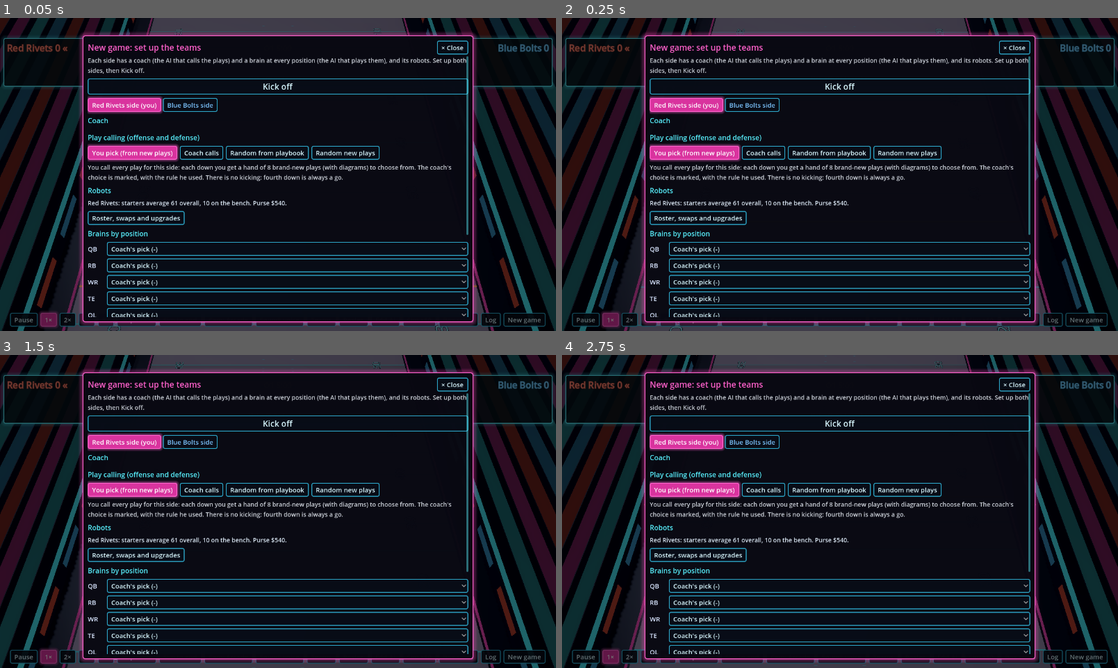
Above: before the commit, frames 1-4 (two rows, left to right).
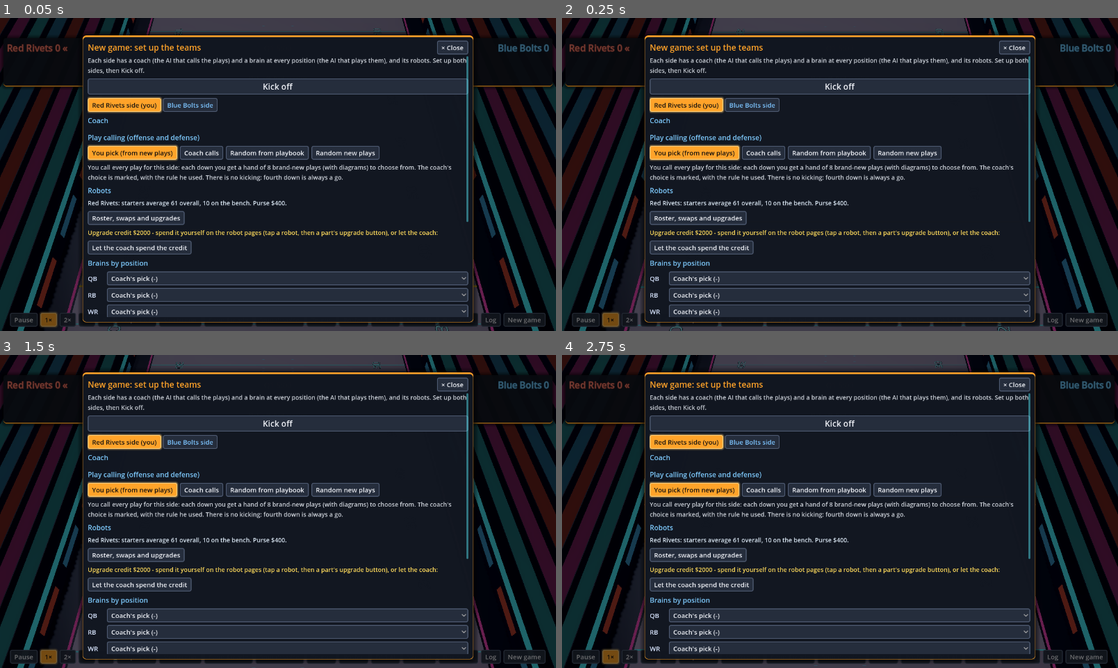
Above: after the commit, the same moments.

Repository: nathandunn/gridiron-career
Game: Godot game, scene res://scenes/Main.tscn
Two runs of this game, one before a commit and one after it. Both use one fixed random seed, a clock stepped at 60 frames per second and the inputs below.
Inputs:
- Up to frame 1 (0.05 s): no input
- Up to frame 2 (0.25 s): no input
- Up to frame 3 (1.5 s): click "Teams" at 0.5 s; click "Roster" at 1.25 s
- Up to frame 4 (2.75 s): click "Box score" at 2 s

The runs differ from the first frame. In frame 1, 24% of the frame differs, in the area x 0-100%, y 4-99%; in frame 2, 23%; in frame 3, 24%; in frame 4, 24%.
Error in both runs: Out of bounds get index '0' (on base: 'Array') (res://scripts/team.gd:14)

Commit message:
Upgrade credit you spend or hand to the coach; junk costs \$25; a stadium-broadcast palette
- Your team gets \$2,000 of upgrade credit (the rival coach fits his); spend it on robot
  pages, or Let the coach spend the credit / the purse (keeps \$400)
- Junk spares cost \$25 (or what is left: a side can always field a robot)
- Interface palette: slate panels with an amber bar, amber for selected and titles, sky-blue
  headings, gold highlights, dark text on the accent

Co-Authored-By: Claude Opus 5.5 <noreply@anthropic.com>
Claude-Session: https://claude.ai/code/session_01HmE9FLbeVRN99oMBHaGgc2

Diff:
--- a/scripts/career.gd
+++ b/scripts/career.gd
@@ -26,15 +26,16 @@
 			data = parsed
 			# saves from before every team started with its upgrades get them now
 			if not bool(data.get("starter_upgrades", false)):
-				for t in 2:
-					starter_upgrades(data["teams"][t])
-					add_money(t, int(data["teams"][t].get("leftover", 0)))
+				# the rival's coach fits his; you get yours as credit to spend (or hand to the coach)
+				starter_upgrades(data["teams"][1])
+				add_money(1, int(data["teams"][1].get("leftover", 0)))
+				data["credit"] = [STARTER_BUDGET, 0]
 				data["starter_upgrades"] = true
 				save()
 			return
-	data = {"version": 1, "fair": false, "teams": [new_team(0), new_team(1)], "starter_upgrades": true}
-	for t in 2:
-		add_money(t, int(data["teams"][t].get("leftover", 0)))
+	data = {"version": 1, "fair": false, "teams": [new_team(0, -1, false), new_team(1)], "starter_upgrades": true,
+		"credit": [STARTER_BUDGET, 0]}
+	add_money(1, int(data["teams"][1].get("leftover", 0)))
 	save()
 
 
@@ -44,7 +45,7 @@
 		f.store_string(JSON.stringify(data))
 
 
-static func new_team(t: int, seed_v := -1) -> Dictionary:
+static func new_team(t: int, seed_v := -1, fit := true) -> Dictionary:
 	var rng := RandomNumberGenerator.new()
 	if seed_v >= 0:
 		rng.seed = seed_v
@@ -65,7 +66,8 @@
 		bench.append(r)
 		n += 1
 	var tm := {"name": TEAM_NAMES[t], "starters": starters, "bench": bench}
-	starter_upgrades(tm, rng)
+	if fit:
+		starter_upgrades(tm, rng)
 	return tm
 
 
@@ -105,7 +107,10 @@
 
 static func regenerate(t: int) -> void:
 	ensure()
-	data["teams"][t] = new_team(t)
+	data["teams"][t] = new_team(t, -1, t != 0)
+	if t == 0:
+		credit(0)
+		data["credit"][0] = STARTER_BUDGET     # a new team comes with fresh credit
 	save()
 
 
@@ -207,7 +212,7 @@
 		if t >= 0 and money(t) >= repair_cost(r, k) * 3 and buy_repair(t, r, k):
 			bought.append(k)
 		else:
-			Robot.bolt_on_junk(r, k)
+			buy_junk(t, r, k)
 	if bought.size() == lost.size():
 		return "%s gets a new %s." % [r["name"], " and new ".join(lost.map(func(k): return String(Robot.PART_LABEL[k]).to_lower()))]
 	return "%s gets a junk %s bolted on." % [r["name"], " and junk ".join(lost.map(func(k): return String(Robot.PART_LABEL[k]).to_lower()))]
@@ -258,6 +263,17 @@
 	for k in Robot.PARTS:
 		c += repair_cost(robot, k)
 	return c
+
+
+## A junk spare costs $25 - or whatever is left in the purse, so a side can always field a robot.
+const JUNK_PRICE := 25
+
+
+static func buy_junk(t: int, robot: Dictionary, k: String) -> void:
+	if t >= 0:
+		add_money(t, -mini(JUNK_PRICE, maxi(money(t), 0)))
+		save()
+	Robot.bolt_on_junk(robot, k)
 
 
 ## Buy a new Stock part (or a repair) if the purse allows. true if done.
@@ -329,6 +345,44 @@
 	return Robot.TIERS[maxi(i + 1, 2)]   # junk or stock both go to Mk II
 
 
+## Upgrade credit: money that comes with a new team and buys upgrades only.
+static func credit(t: int) -> int:
+	ensure()
+	if not data.has("credit"):
+		data["credit"] = [0, 0]
+	return int(data["credit"][t])
+
+
+## What can be spent on an upgrade right now: credit plus purse.
+static func upgrade_funds(t: int) -> int:
+	return credit(t) + money(t)
+
+
+## The coach spends for you: all your credit, and if `purse` the purse above a $400 reserve.
+## Returns what he bought, as lines.
+static func coach_spend(t: int, purse: bool) -> Array:
+	var news: Array = []
+	var budget := credit(t) + (maxi(money(t) - 400, 0) if purse else 0)
+	if budget <= 0:
+		return news
+	var before := {}
+	var st: Dictionary = team(t)["starters"]
+	for s in st:
+		for k in Robot.PARTS:
+			before[s + k] = String(Robot.ensure_parts(st[s])[k]["tier"])
+	var spent := upgrades_with(team(t), budget)
+	var from_credit := mini(credit(t), spent)
+	data["credit"][t] = credit(t) - from_credit
+	add_money(t, -(spent - from_credit))
+	for s in st:
+		for k in Robot.PARTS:
+			var now := String(st[s]["parts"][k]["tier"])
+			if now != before[s + k]:
+				news.append("%s %s: %s %s" % [s, st[s]["name"], now, String(Robot.PART_LABEL[k]).to_lower()])
+	save()
+	return news
+
+
 static func upgrade_price(k: String, tier: String) -> int:
 	return int(roundf(float(PART_PRICE[k]) * float(TIER_PRICE.get(tier, 1.0)) / 10.0) * 10.0)
 
@@ -338,7 +392,13 @@
 	var tier := next_tier(robot, k)
 	if tier == "":
 		return false
-	if not spend(t, upgrade_price(k, tier)):
+	var price := upgrade_price(k, tier)
+	if credit(t) + money(t) < price:
+		return false
+	var from_credit := mini(credit(t), price)
+	data["credit"][t] = credit(t) - from_credit
+	if price - from_credit > 0 and not spend(t, price - from_credit):
+		data["credit"][t] = credit(t) + from_credit
 		return false
 	Robot.ensure_parts(robot)[k] = {"tier": tier, "hp": Robot.TIER_HP[tier]}
 	save()
@@ -398,6 +458,14 @@
 ## Fit Mk II parts worth up to $2,000 to a new team's key starters (no money changes hands: it
 ## comes with the team). A different spread each draft.
 static func starter_upgrades(tm: Dictionary, rng: RandomNumberGenerator = null) -> int:
+	var spent := upgrades_with(tm, STARTER_BUDGET, rng)
+	tm["leftover"] = STARTER_BUDGET - spent      # what $2,000 couldn't buy goes in the purse
+	return spent
+
+
+## A coach's shopping with `budget`: key starters' parts first (the quarterback's arms leading),
+## then any starter's arms and legs. Fits the parts; returns what it cost.
+static func upgrades_with(tm: Dictionary, budget: int, rng: RandomNumberGenerator = null) -> int:
 	if rng == null:
 		rng = RandomNumberGenerator.new()
 		rng.randomize()
@@ -409,7 +477,7 @@
 		spots[i] = spots[j]
 		spots[j] = tmp
 	spots.sort_custom(func(a, b): return int(a[0] == "QB" and a[1].ends_with("arm")) > int(b[0] == "QB" and b[1].ends_with("arm")))
-	var left := STARTER_BUDGET
+	var left := budget
 	for sp in spots:
 		var r: Dictionary = tm["starters"].get(sp[0], {})
 		if r.is_empty():
@@ -438,5 +506,4 @@
 				continue
 			Robot.ensure_parts(r2)[k2] = {"tier": nt2, "hp": Robot.TIER_HP[nt2]}
 			left -= upgrade_price(k2, nt2)
-	tm["leftover"] = left        # what $2,000 couldn't buy goes in the purse
-	return STARTER_BUDGET - left
+	return budget - left
--- a/scripts/hud.gd
+++ b/scripts/hud.gd
@@ -38,9 +38,13 @@
 var _ed_words_box: HFlowContainer
 var _ed_example: Label
 
-const CYAN := Color(0.35, 0.95, 1.0)
-const MAGENTA := Color(1.0, 0.38, 0.8)
-const YELLOW := Color(1.0, 0.88, 0.3)
+## The interface palette: a stadium broadcast look - dark slate panels, stadium-light amber for
+## what matters (titles, the selected choice), sky blue for headings, gold for highlights. (The
+## names are kept from the first neon palette so nothing else has to change.)
+const CYAN := Color(0.5, 0.8, 1.0)          # headings, information
+const MAGENTA := Color(1.0, 0.64, 0.16)     # the accent: titles, selected, the coach's pick
+const YELLOW := Color(1.0, 0.86, 0.36)      # highlights
+const INK := Color(0.08, 0.07, 0.06)        # text on the accent
 const KIND_LABEL := {"coach": "Coaches", "play": "Plays", "ai": "Position brains"}
 const PLAY_HELP := """Assignments, one line per position (OL, WR, DL, LB, CB, S set the whole group):
 QB: pass drop 3|5|7 read WR1 WR2 ... · play action drop 7 read ... · handoff · run sneak
@@ -73,7 +77,7 @@
 	_toast.autowrap_mode = TextServer.AUTOWRAP_OFF
 	_toast.add_theme_font_size_override("font_size", fs + 22)
 	_toast.add_theme_color_override("font_color", YELLOW)
-	_toast.add_theme_color_override("font_outline_color", MAGENTA)
+	_toast.add_theme_color_override("font_outline_color", Color(0.12, 0.06, 0.0))
 	_toast.add_theme_constant_override("outline_size", 12)
 	_toast.mouse_filter = Control.MOUSE_FILTER_IGNORE
 	_toast.visible = false
@@ -98,29 +102,32 @@
 			sb.shadow_color = Color(border, 0.45)
 			sb.shadow_size = glow
 		return sb
-	th.set_stylebox("normal", "Button", mk.call(Color(0.03, 0.05, 0.09, 0.92), Color(0.2, 0.75, 0.9, 0.85)))
-	th.set_stylebox("hover", "Button", mk.call(Color(0.05, 0.1, 0.16, 0.95), CYAN, 4))
-	th.set_stylebox("pressed", "Button", mk.call(Color(0.85, 0.2, 0.62), MAGENTA, 6))
-	th.set_stylebox("hover_pressed", "Button", mk.call(Color(0.95, 0.28, 0.7), MAGENTA, 6))
-	th.set_stylebox("disabled", "Button", mk.call(Color(0.04, 0.05, 0.07, 0.8), Color(0.25, 0.28, 0.32)))
+	th.set_stylebox("normal", "Button", mk.call(Color(0.15, 0.18, 0.24, 0.96), Color(0.3, 0.35, 0.44)))
+	th.set_stylebox("hover", "Button", mk.call(Color(0.2, 0.24, 0.32, 0.98), CYAN, 3))
+	th.set_stylebox("pressed", "Button", mk.call(MAGENTA, Color(1.0, 0.8, 0.45), 4))
+	th.set_stylebox("hover_pressed", "Button", mk.call(MAGENTA.lightened(0.1), Color(1.0, 0.85, 0.55), 4))
+	th.set_stylebox("disabled", "Button", mk.call(Color(0.1, 0.11, 0.14, 0.85), Color(0.2, 0.22, 0.26)))
 	th.set_stylebox("focus", "Button", StyleBoxEmpty.new())
-	th.set_color("font_color", "Button", Color(0.85, 0.97, 1.0))
+	th.set_color("font_color", "Button", Color(0.94, 0.95, 0.97))
 	th.set_color("font_hover_color", "Button", Color.WHITE)
-	th.set_color("font_pressed_color", "Button", Color.WHITE)
-	th.set_color("font_hover_pressed_color", "Button", Color.WHITE)
+	th.set_color("font_pressed_color", "Button", INK)
+	th.set_color("font_hover_pressed_color", "Button", INK)
+	th.set_color("font_disabled_color", "Button", Color(0.48, 0.5, 0.55))
 	var panel := StyleBoxFlat.new()
-	panel.bg_color = Color(0.02, 0.03, 0.06, 0.96)
-	panel.border_color = MAGENTA
-	panel.set_border_width_all(2)
-	panel.set_corner_radius_all(6)
+	panel.bg_color = Color(0.07, 0.09, 0.13, 0.97)
+	panel.border_color = Color(0.26, 0.31, 0.4)
+	panel.set_border_width_all(1)
+	panel.border_width_top = 4
+	panel.border_color = MAGENTA          # an amber bar across the top of every panel
+	panel.set_corner_radius_all(8)
 	panel.set_content_margin_all(12)
-	panel.shadow_color = Color(1.0, 0.3, 0.75, 0.35)
-	panel.shadow_size = 10
+	panel.shadow_color = Color(0, 0, 0, 0.55)
+	panel.shadow_size = 12
 	th.set_stylebox("panel", "PanelContainer", panel)
 	for cls in ["OptionButton"]:
-		th.set_stylebox("normal", cls, mk.call(Color(0.03, 0.05, 0.09, 0.92), Color(0.2, 0.75, 0.9, 0.85)))
-		th.set_stylebox("hover", cls, mk.call(Color(0.05, 0.1, 0.16, 0.95), CYAN, 4))
-		th.set_stylebox("pressed", cls, mk.call(Color(0.05, 0.1, 0.16, 0.95), MAGENTA, 4))
+		th.set_stylebox("normal", cls, mk.call(Color(0.15, 0.18, 0.24, 0.96), Color(0.3, 0.35, 0.44)))
+		th.set_stylebox("hover", cls, mk.call(Color(0.2, 0.24, 0.32, 0.98), CYAN, 3))
+		th.set_stylebox("pressed", cls, mk.call(Color(0.2, 0.24, 0.32, 0.98), MAGENTA, 3))
 	return th
 
 
@@ -153,12 +160,13 @@
 	top.offset_right = -8
 	top.offset_top = 46
 	var sb := StyleBoxFlat.new()
-	sb.bg_color = Color(0.01, 0.02, 0.04, 0.82)
-	sb.border_color = CYAN
-	sb.set_border_width_all(2)
-	sb.set_corner_radius_all(4)
+	sb.bg_color = Color(0.07, 0.09, 0.13, 0.9)
+	sb.border_color = MAGENTA
+	sb.set_border_width_all(0)
+	sb.border_width_bottom = 3
+	sb.set_corner_radius_all(6)
 	sb.set_content_margin_all(8)
-	sb.shadow_color = Color(0.3, 0.9, 1.0, 0.3)
+	sb.shadow_color = Color(0, 0, 0, 0.5)
 	sb.shadow_size = 8
 	top.add_theme_stylebox_override("panel", sb)
 	top.mouse_filter = Control.MOUSE_FILTER_IGNORE
@@ -532,6 +540,7 @@
 		rrow.add_theme_constant_override("h_separation", 6)
 		box.add_child(rrow)
 		rrow.add_child(_button("Roster, swaps and upgrades", func(): open_roster(t); _back = func(): open_teams(pregame)))
+		_spend_row(box, t, func(): open_teams(pregame))
 	_section(box, "Brains by position")
 	var grid := GridContainer.new()
 	grid.columns = 2
@@ -1247,6 +1256,7 @@
 	Career.ensure()
 	var tm := Career.team(_roster_team)
 	var box := _open("Roster · %s · $%d" % [tm["name"], Career.money(_roster_team)])
+	_spend_row(box, _roster_team, func(): open_roster())
 	var tabs := HFlowContainer.new()
 	tabs.add_theme_constant_override("h_separation", 6)
 	box.add_child(tabs)
@@ -1478,7 +1488,7 @@
 ## Your robots that lost parts: for each, put in the best sub, bolt on junk, or play on.
 func open_injuries(slots: Array) -> void:
 	var box := _open("Broken robots")
-	box.add_child(_label("Parts came off on the field. Decide for each, then the game goes on. Close this and the coach decides. A junk spare is always free.", fs - 2, Color(0.8, 0.83, 0.88)))
+	box.add_child(_label("Parts came off on the field. Decide for each, then the game goes on. A junk spare costs $25 (or whatever is left in the purse - you can always field a robot).", fs - 2, Color(0.8, 0.83, 0.88)))
 	var top := HFlowContainer.new()
 	top.add_theme_constant_override("h_separation", 6)
 	box.add_child(top)
@@ -1500,7 +1510,7 @@
 		row.add_theme_constant_override("h_separation", 6)
 		row.add_theme_constant_override("v_separation", 6)
 		box.add_child(row)
-		row.add_child(_button("Bolt on junk %s (free)" % " and ".join(names), func(): main.injury_choice(s, "junk")))
+		row.add_child(_button("Bolt on junk %s ($%d)" % [" and ".join(names), Career.JUNK_PRICE * lost.size()], func(): main.injury_choice(s, "junk")))
 		var cost := 0
 		for k in lost:
 			cost += Career.repair_cost(r, k)
@@ -1553,7 +1563,7 @@
 			gl.autowrap_mode = TextServer.AUTOWRAP_OFF
 			gl.size_flags_horizontal = Control.SIZE_EXPAND_FILL
 			line.add_child(gl)
-			line.add_child(_button("Junk (free)", func(): Robot.bolt_on_junk(r, k); Career.save(); open_robot(id)))
+			line.add_child(_button("Junk $%d" % Career.JUNK_PRICE, func(): Career.buy_junk(Career.team_of(r), r, k); open_robot(id)))
 			var nb := _button("New $%d" % Career.repair_cost(r, k), func(): Career.buy_repair(Career.team_of(r), r, k); open_robot(id))
 			nb.disabled = Career.money(maxi(Career.team_of(r), 0)) < Career.repair_cost(r, k)
 			line.add_child(nb)
@@ -1581,7 +1591,7 @@
 				var up := Career.upgrade_price(k, nt)
 				var tu := maxi(Career.team_of(r), 0)
 				var ub := _button("%s $%d" % [nt, up], func(): Career.buy_upgrade(tu, r, k); open_robot(id))
-				ub.disabled = Career.money(tu) < up
+				ub.disabled = Career.upgrade_funds(tu) < up
 				ub.tooltip_text = "Upgrade to %s: +%d to %s, %d condition" % [nt, int(Robot.TIER_BONUS[nt]), ", ".join(Robot.PART_RATINGS[k]), int(Robot.TIER_HP[nt])]
 				line.add_child(ub)
 	var row := HFlowContainer.new()
@@ -1589,7 +1599,7 @@
 	box.add_child(row)
 	var t := maxi(Career.team_of(r), 0)
 	var all_cost := Career.repair_all_cost(r)
-	var pl2 := _label("Purse $%d" % Career.money(t), fs, YELLOW)
+	var pl2 := _label("Purse $%d" % Career.money(t) + ("  ·  upgrade credit $%d" % Career.credit(t) if Career.credit(t) > 0 else ""), fs, YELLOW)
 	pl2.autowrap_mode = TextServer.AUTOWRAP_OFF
 	row.add_child(pl2)
 	if all_cost > 0:
@@ -1601,3 +1611,27 @@
 			open_robot(id))
 		rb.disabled = Career.money(t) < all_cost
 		row.add_child(rb)
+
+
+
+## Upgrade money: spend it yourself on the robot pages, or let the coach spend it.
+func _spend_row(box: Control, t: int, refresh: Callable) -> void:
+	var cr := Career.credit(t)
+	if cr > 0:
+		box.add_child(_label("Upgrade credit $%d - spend it yourself on the robot pages (tap a robot, then a part's upgrade button), or let the coach:" % cr, fs - 1, YELLOW))
+	var row := HFlowContainer.new()
+	row.add_theme_constant_override("h_separation", 6)
+	row.add_theme_constant_override("v_separation", 6)
+	box.add_child(row)
+	if cr > 0:
+		row.add_child(_button("Let the coach spend the credit", func():
+			var news := Career.coach_spend(t, false)
+			refresh.call()
+			for n in news:
+				caption("Coach bought: " + n, false, YELLOW)))
+	if Career.money(t) > 400:
+		row.add_child(_button("Let the coach spend the purse (keeps $400)", func():
+			var news := Career.coach_spend(t, true)
+			refresh.call()
+			for n in news:
+				caption("Coach bought: " + n, false, YELLOW)))
--- a/scripts/main.gd
+++ b/scripts/main.gd
@@ -557,11 +557,11 @@
 	match what:
 		"junk":
 			for k in Robot.lost_parts(r):
-				Robot.bolt_on_junk(r, k)
+				Career.buy_junk(0, r, k)
 		"buy":
 			for k in Robot.lost_parts(r):
 				if not Career.buy_repair(0, r, k):
-					Robot.bolt_on_junk(r, k)     # ran out of money part-way: junk for the rest
+					Career.buy_junk(0, r, k)     # ran out of money part-way: junk for the rest
 		"play_on":
 			played_on[String(r["id"])] = ",".join(Robot.lost_parts(r))
 	Career.save()
Not shown, changed: README.md
